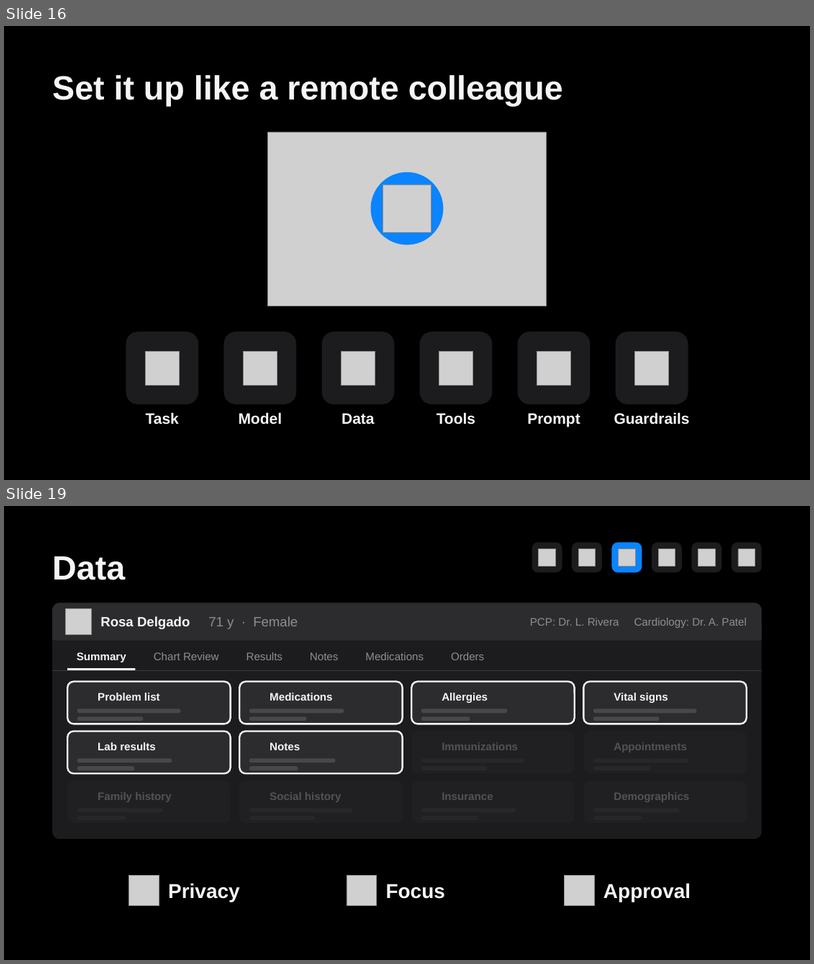
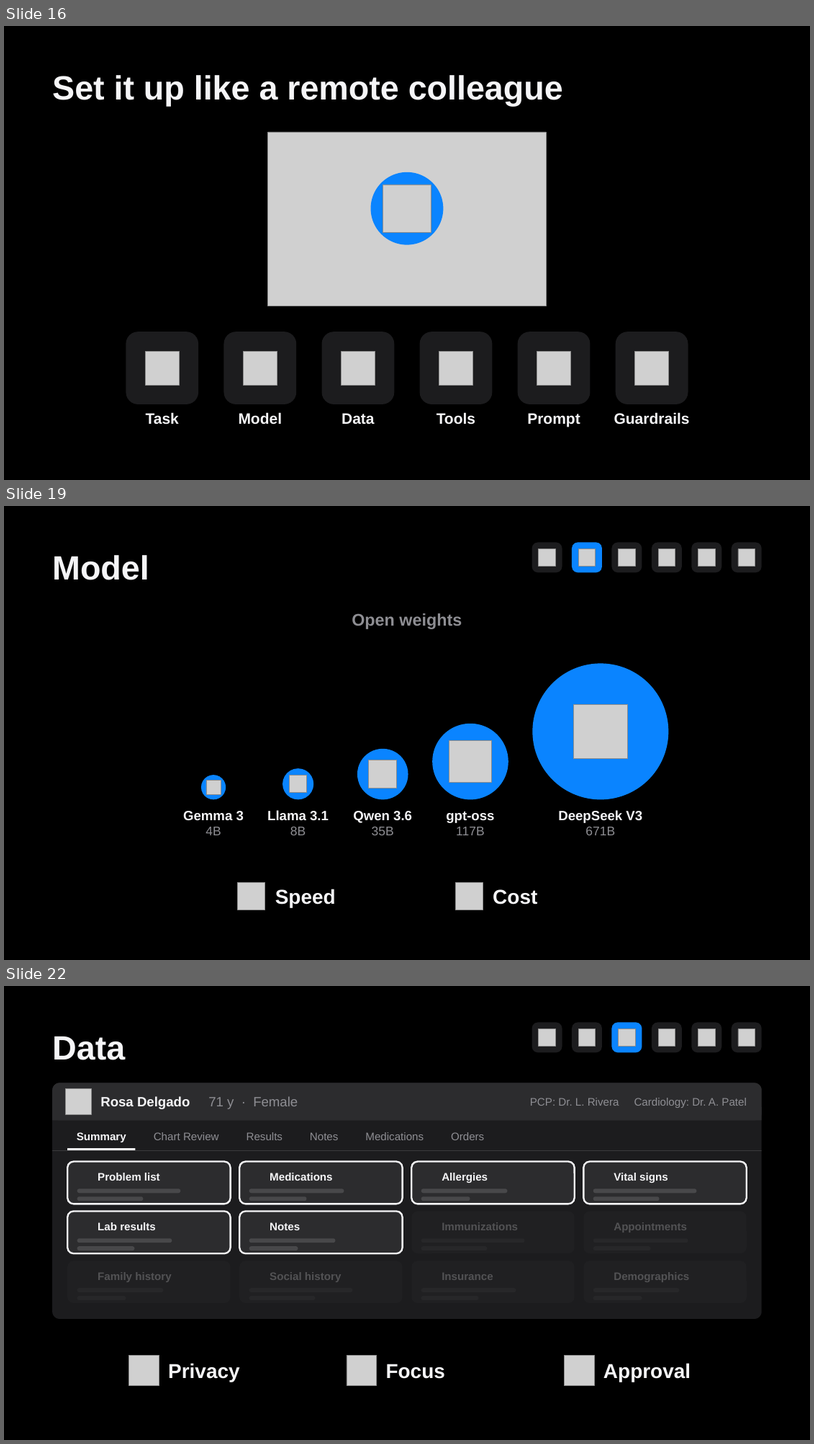
Before and after one commit to brunombatinica/qcor-2026, a slide deck: pptx/qcor-bruno-agents.pptx. Shown one above the other, each under a label of ours: slides 16 and 19 before the commit, slides 16, 19 and 22 after it; the slides between them are not shown. The pictures are 814x964 and 814x1444 pixels, drawn with LibreOffice and Linux fonts; fonts in the diff are those of the drawing; grey boxes stand for pictures; background and template pictures are left out. Boxes give left, top, right and bottom in pixels: in the first picture for what was removed or moved away, otherwise in the second. Text is boxed around its words. In the diff, an @@ line names an element or a change of style, - is before the commit and + after.

```diff
--- a/pptx/qcor-bruno-agents.pptx
+++ b/pptx/qcor-bruno-agents.pptx
@@ slide 19 added at [4, 506, 810, 960], background #000000 @@
@@ rounded rectangle added at [532, 542, 563, 572], fill #1C1C1E @@
@@ rounded rectangle added at [572, 542, 602, 572], fill #0A84FF @@
@@ rounded rectangle added at [612, 542, 642, 572], fill #1C1C1E @@
@@ rounded rectangle added at [652, 542, 682, 572], fill #1C1C1E @@
@@ rounded rectangle added at [692, 542, 722, 572], fill #1C1C1E @@
@@ rounded rectangle added at [732, 542, 762, 572], fill #1C1C1E @@
@@ title added at [52, 555, 149, 580], 40 pt, text #F5F5F7, bold @@
+Model
@@ picture added at [539, 549, 556, 566] @@
@@ picture added at [579, 549, 596, 566] @@
@@ picture added at [619, 549, 635, 566] @@
@@ picture added at [658, 549, 676, 566] @@
@@ picture added at [699, 549, 715, 566] @@
@@ picture added at [738, 549, 756, 566] @@
@@ text added at [352, 613, 462, 629], 20 pt, text #8E8E93, bold @@
+Open weights
@@ ellipse added at [532, 663, 669, 800], fill #0A84FF @@
@@ picture added at [574, 704, 628, 758] @@
@@ ellipse added at [433, 723, 509, 800], fill #0A84FF @@
@@ picture added at [450, 741, 491, 782] @@
@@ ellipse added at [358, 749, 408, 800], fill #0A84FF @@
@@ picture added at [369, 760, 396, 788] @@
@@ ellipse added at [201, 775, 226, 800], fill #0A84FF @@
@@ picture added at [206, 780, 221, 795] @@
@@ ellipse added at [283, 769, 314, 800], fill #0A84FF @@
@@ picture added at [290, 775, 306, 792] @@
@@ text added at [183, 811, 244, 835], 16 pt, text #F5F5F7, bold @@
+Gemma 3
+4B
@@ text added at [268, 810, 329, 835], 16 pt, text #F5F5F7, bold @@
+Llama 3.1
+8B
@@ text added at [353, 811, 412, 835], 16 pt, text #F5F5F7, bold @@
+Qwen 3.6
+35B
@@ text added at [446, 811, 494, 835], 16 pt, text #F5F5F7, bold @@
+gpt-oss
+117B
@@ text added at [558, 810, 643, 835], 16 pt, text #F5F5F7, bold @@
+DeepSeek V3
+671B
@@ picture added at [238, 883, 265, 909] @@
@@ text added at [275, 888, 336, 908], 24 pt, text #F5F5F7, bold @@
+Speed
@@ picture added at [456, 883, 483, 909] @@
@@ text added at [493, 889, 538, 904], 24 pt, text #F5F5F7, bold @@
+Cost
@@ what was slide 19 is now slide 22 @@
```
Also in this commit, not shown: 15 slides changed, 5 other slides added, 3 slides removed, 5 other files.
